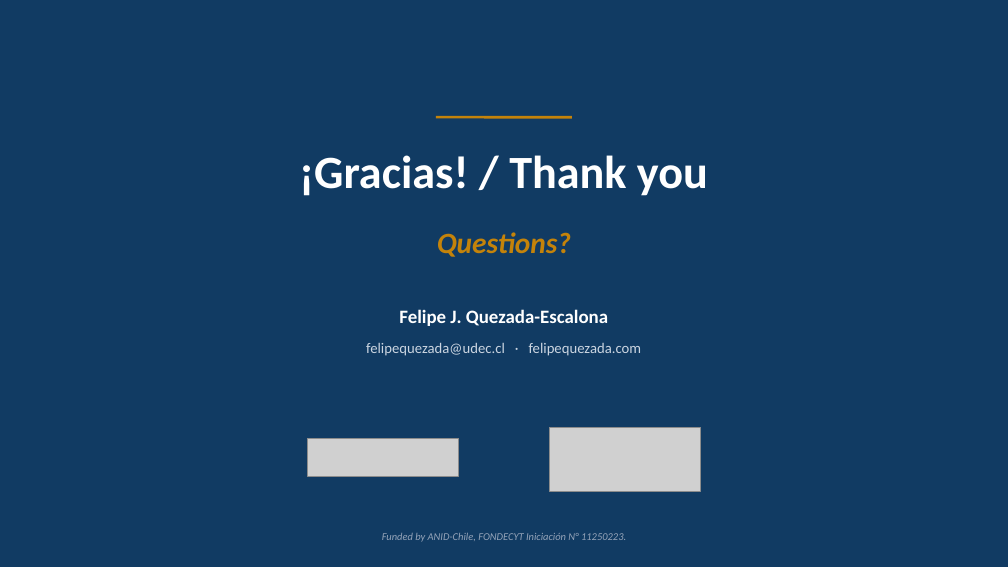
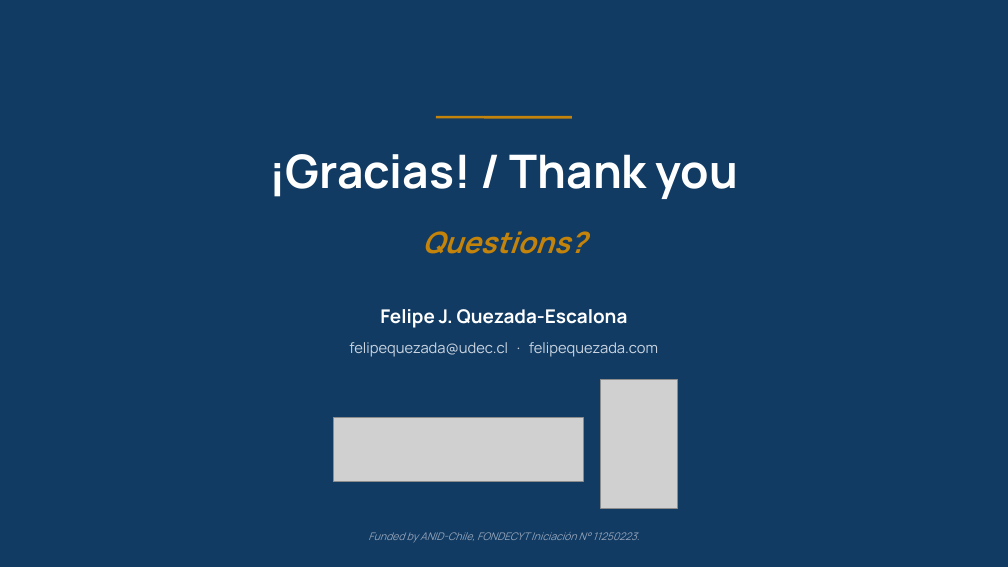
Before and after one commit to fquezadae/Impact-of-Environmental-Variability-on-Harvest, a slide deck: slide 15 of slides/slides_PICES.pptx. Drawn at 1008x567 pixels with LibreOffice and Linux fonts; fonts in the diff are those of the drawing; grey boxes stand for pictures. Boxes give left, top, right and bottom in pixels: in the first picture for what was removed or moved away, otherwise in the second. Text is boxed around its words. In the diff, an @@ line names an element or a change of style, - is before the commit and + after.

```diff
--- a/slides/slides_PICES.pptx
+++ b/slides/slides_PICES.pptx
@@ picture: place and size @@
-picture at [550,427,701,492]
+picture at [600,380,678,509]
@@ picture: place and size @@
-picture at [308,439,459,476]
+picture at [333,418,583,482]
@@ font Calibri to Manrope in 5 elements at [269,154,738,199], [422,231,586,254], [380,309,628,328], [349,342,658,357], [368,532,640,543] @@
```
Also in this commit, not shown: 9 other slides changed, 2 other files.
